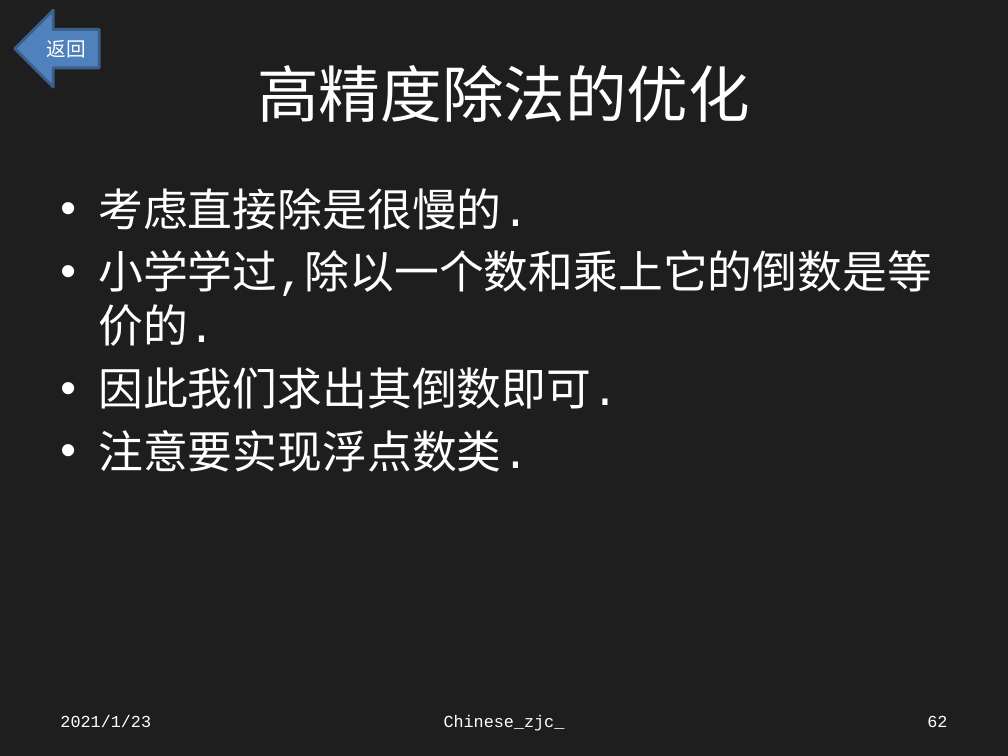
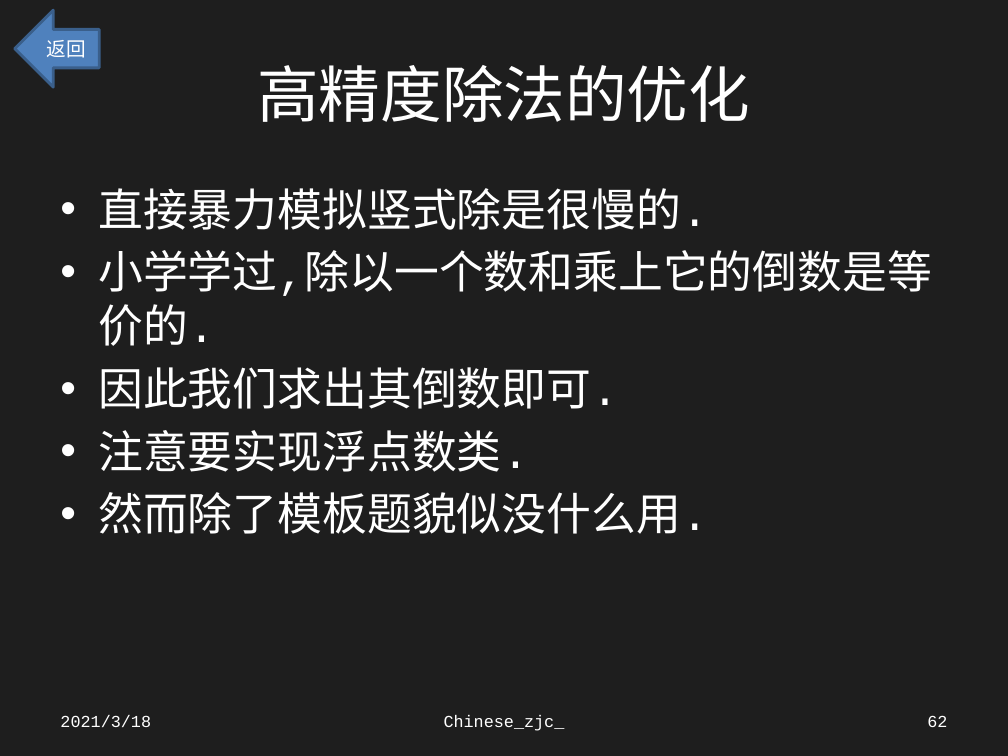
Before and after one commit to Chinesezjc/Solved-Problems, a slide deck: slide 62 of 高精度.pptx. Drawn at 1008x756 pixels with LibreOffice and Linux fonts; fonts in the diff are those of the drawing. Boxes give left, top, right and bottom in pixels: in the first picture for what was removed or moved away, otherwise in the second. Text is boxed around its words. In the diff, an @@ line names an element or a change of style, - is before the commit and + after.

```diff
--- a/高精度.pptx
+++ b/高精度.pptx
@@ text at (98, 188, 708, 230): text changed @@
-• 考虑直接除是很慢的.
+• 直接暴力模拟竖式除是很慢的.
@@ text at (98, 492, 708, 534): paragraph added @@
+• 然而除了模板题貌似没什么用.
@@ text at (60, 715, 151, 727): text changed @@
-2021/1/23
+2021/3/18
```
Also in this commit, not shown: 64 other slides changed, 41 other files.
